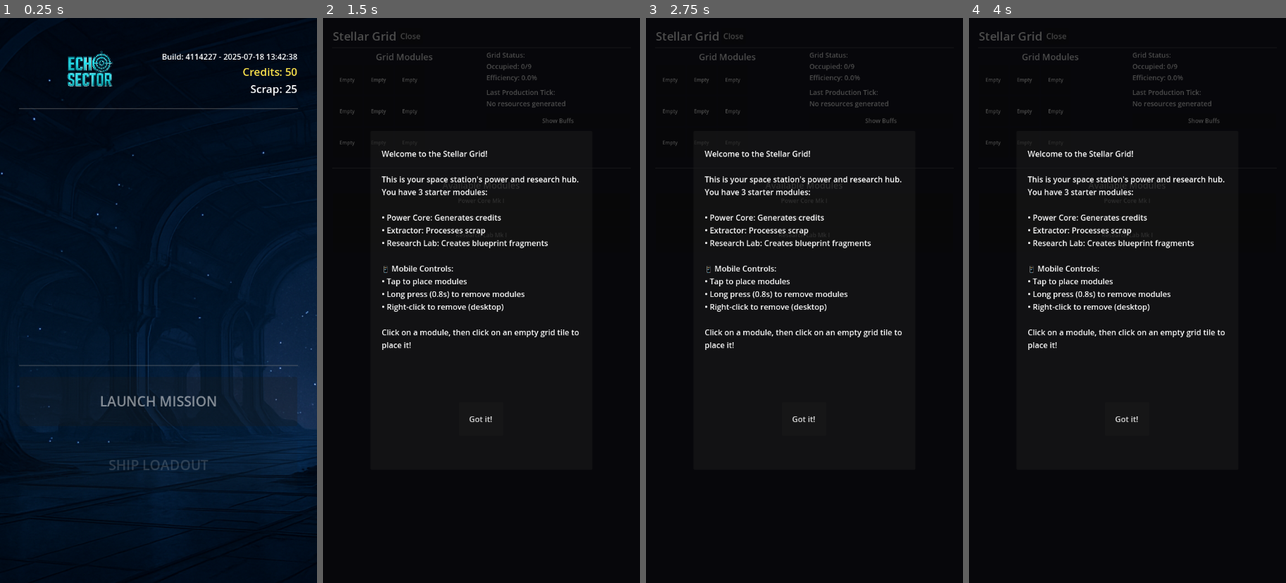
Above: before the commit, frames 1-4 (left to right).
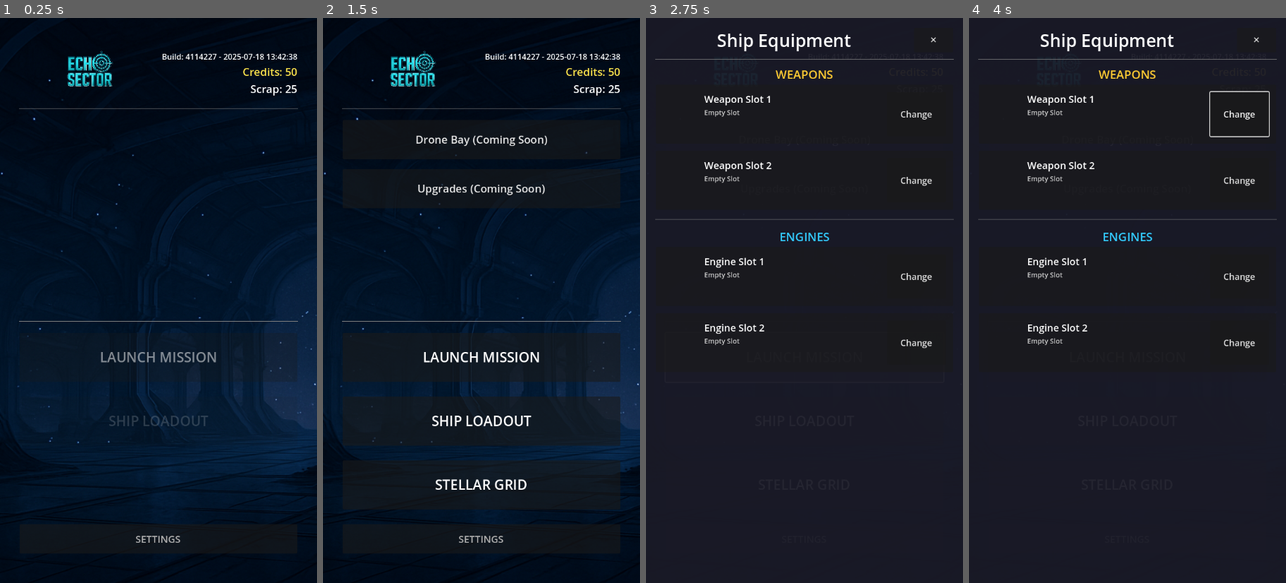
Above: after the commit, the same moments.

Repository: samjhill/echo-sector
Game: Godot game, scene res://scenes/menus/hangar.tscn
The game is run twice, just before and just after one commit, with the same random seed, the same clock (stepped at 60 frames per second) and the same inputs.
Inputs (mouse positions are in pixels of both pictures, inside the frame that each line leads up to):
- Up to frame 1 (0.25 s): no input
- Up to frame 2 (1.5 s): click (481, 537) at 0.5 s, where only the run after the commit has a clickable "SETTINGS"; click (351, 34) at 1.25 s, where only the run after the commit has a clickable "← Back"
- Up to frame 3 (2.75 s): click "LAUNCH MISSION" at 2 s
- Up to frame 4 (4 s): click (1238, 114) at 2.75 s, where only the run after the commit has a clickable "Change"; click "LAUNCH MISSION" at 3.5 s

The runs differ from the first frame. In frame 1, 1.5% of the frame differs, in the area x 6-94%, y 53-93%; in frame 2, 27%; in frame 3, 45%; in frame 4, 45%, in the area x 0-100%, y 0-100%.

Commit message:
add settings screen

Diff:
--- a/scenes/menus/hangar.tscn
+++ b/scenes/menus/hangar.tscn
@@ -6,6 +6,7 @@
 [ext_resource type="Texture2D" uid="uid://5u8fy74kqjg5" path="res://assets/textures/logo.png" id="4_34qk5"]
 [ext_resource type="AudioStream" uid="uid://003h3gk0kijo" path="res://music/echo-sector-hangar-screen.wav" id="5_afel3"]
 [ext_resource type="PackedScene" uid="uid://1mm73hyamymw" path="res://scenes/ui/ship_equipment_screen.tscn" id="6_g2g6c"]
+[ext_resource type="PackedScene" path="res://scenes/ui/settings_screen.tscn" id="7_settings"]
 
 [node name="Hangar" type="Control"]
 layout_mode = 3
@@ -144,10 +145,25 @@
 theme_override_font_sizes/font_size = 28
 text = "STELLAR GRID"
 
+[node name="SettingsButton" type="Button" parent="MainContainer/ActionSection"]
+custom_minimum_size = Vector2(0, 60)
+layout_mode = 2
+theme_override_colors/font_hover_color = Color(0.8, 0.8, 0.8, 1)
+theme_override_colors/font_color = Color(0.7, 0.7, 0.7, 1)
+theme_override_colors/font_pressed_color = Color(0.7, 0.7, 0.7, 1)
+theme_override_font_sizes/font_size = 20
+text = "SETTINGS"
+
 [node name="ShipEquipmentScreen" parent="." instance=ExtResource("6_g2g6c")]
 visible = false
 layout_mode = 1
 
+[node name="SettingsScreen" parent="." instance=ExtResource("7_settings")]
+visible = false
+layout_mode = 1
+grow_horizontal = 2
+grow_vertical = 2
+
 [node name="AudioStreamPlayer" type="AudioStreamPlayer" parent="."]
 stream = ExtResource("5_afel3")
 autoplay = true
--- /dev/null
+++ b/scenes/ui/settings_screen.tscn
@@ -0,0 +1,100 @@
+[gd_scene load_steps=2 format=3 uid="uid://bqxv8y7n8lam1"]
+
+[ext_resource type="Script" path="res://scripts/ui/settings_screen.gd" id="1_0x8y9"]
+
+[node name="SettingsScreen" type="Control"]
+layout_mode = 3
+anchors_preset = 15
+anchor_right = 1.0
+anchor_bottom = 1.0
+script = ExtResource("1_0x8y9")
+
+[node name="Background" type="ColorRect" parent="."]
+layout_mode = 1
+anchors_preset = 15
+anchor_right = 1.0
+anchor_bottom = 1.0
+color = Color(0.0784314, 0.0784314, 0.0784314, 1)
+
+[node name="MainContainer" type="VBoxContainer" parent="."]
+layout_mode = 1
+anchors_preset = 15
+anchor_right = 1.0
+anchor_bottom = 1.0
+offset_left = 20.0
+offset_top = 20.0
+offset_right = -20.0
+offset_bottom = -20.0
+
+[node name="Header" type="HBoxContainer" parent="MainContainer"]
+layout_mode = 2
+size_flags_horizontal = 3
+
+[node name="BackButton" type="Button" parent="MainContainer/Header"]
+layout_mode = 2
+text = "← Back"
+custom_minimum_size = Vector2(80, 40)
+
+[node name="Spacer" type="Control" parent="MainContainer/Header"]
+layout_mode = 2
+size_flags_horizontal = 3
+
+[node name="TitleLabel" type="Label" parent="MainContainer/Header"]
+layout_mode = 2
+text = "Settings"
+horizontal_alignment = 1
+
+[node name="Content" type="ScrollContainer" parent="MainContainer"]
+layout_mode = 2
+size_flags_vertical = 3
+
+[node name="ContentVBox" type="VBoxContainer" parent="MainContainer/Content"]
+layout_mode = 2
+size_flags_horizontal = 3
+
+[node name="GameSection" type="VBoxContainer" parent="MainContainer/Content/ContentVBox"]
+layout_mode = 2
+size_flags_horizontal = 3
+
+[node name="GameSectionLabel" type="Label" parent="MainContainer/Content/ContentVBox/GameSection"]
+layout_mode = 2
+text = "Game Settings"
+theme_override_font_sizes/font_size = 18
+
+[node name="ClearSaveButton" type="Button" parent="MainContainer/Content/ContentVBox/GameSection"]
+layout_mode = 2
+text = "Clear Save Data"
+custom_minimum_size = Vector2(0, 50)
+theme_override_colors/font_color = Color(1, 0.5, 0.5, 1)
+theme_override_colors/font_hover_color = Color(1, 0.7, 0.7, 1)
+
+[node name="ClearSaveDescription" type="Label" parent="MainContainer/Content/ContentVBox/GameSection"]
+layout_mode = 2
+text = "This will permanently delete all saved game data including inventory, credits, and grid layout."
+theme_override_colors/font_color = Color(0.7, 0.7, 0.7, 1)
+autowrap_mode = 2
+
+[node name="Spacer1" type="Control" parent="MainContainer/Content/ContentVBox"]
+layout_mode = 2
+custom_minimum_size = Vector2(0, 20)
+
+[node name="InfoSection" type="VBoxContainer" parent="MainContainer/Content/ContentVBox"]
+layout_mode = 2
+size_flags_horizontal = 3
+
+[node name="InfoSectionLabel" type="Label" parent="MainContainer/Content/ContentVBox/InfoSection"]
+layout_mode = 2
+text = "Game Information"
+theme_override_font_sizes/font_size = 18
+
+[node name="VersionLabel" type="Label" parent="MainContainer/Content/ContentVBox/InfoSection"]
+layout_mode = 2
+text = "Version: 1.0.0"
+
+[node name="BuildLabel" type="Label" parent="MainContainer/Content/ContentVBox/InfoSection"]
+layout_mode = 2
+text = "Build: Development"
+
+[node name="Spacer2" type="Control" parent="MainContainer/Content/ContentVBox"]
+layout_mode = 2
+size_flags_vertical = 3
--- a/scripts/ui/hangar.gd
+++ b/scripts/ui/hangar.gd
@@ -3,9 +3,11 @@
 @onready var launch_button = $MainContainer/ActionSection/LaunchButton
 @onready var ship_loadout_button = $MainContainer/ActionSection/ShipLoadoutButton
 @onready var stellar_grid_button = $MainContainer/ActionSection/StellarGridButton
+@onready var settings_button = $MainContainer/ActionSection/SettingsButton
 @onready var drone_panel = $MainContainer/ComingSoonSection/DronePanel
 @onready var upgrade_panel = $MainContainer/ComingSoonSection/UpgradePanel
 @onready var ship_loadout_panel = $ShipEquipmentScreen
+@onready var settings_panel = $SettingsScreen
 var stellar_grid_panel: Control = null
 @onready var build_label = $MainContainer/TopSection/TopRight/BuildLabel
 @onready var credits_label = $MainContainer/TopSection/TopRight/CreditsLabel
@@ -19,6 +21,7 @@
 	launch_button.pressed.connect(_on_launch_button_pressed)
 	ship_loadout_button.pressed.connect(_on_ship_loadout_button_pressed)
 	stellar_grid_button.pressed.connect(_on_stellar_grid_button_pressed)
+	settings_button.pressed.connect(_on_settings_button_pressed)
 
 	# Connect to PlayerData signals for dynamic updates
 	PlayerData.credits_changed.connect(_on_credits_changed)
@@ -108,6 +111,24 @@
 	var tween = create_tween()
 	tween.tween_property(stellar_grid_panel, "modulate:a", 1.0, 0.3)
 
+func _on_settings_button_pressed():
+	"""Handle settings button press"""
+	Logger.info("Settings button pressed", "Hangar")
+
+	if settings_panel == null:
+		Logger.error("Settings panel is null!", "Hangar")
+		return
+
+	Logger.info("Settings panel found, making visible", "Hangar")
+	settings_panel.visible = true
+
+	# Simple fade in for the settings screen
+	settings_panel.modulate.a = 0.0
+	var tween = create_tween()
+	tween.tween_property(settings_panel, "modulate:a", 1.0, 0.3)
+
+	Logger.info("Settings panel visibility: %s" % settings_panel.visible, "Hangar")
+
 func _on_equipment_screen_closed():
 	ship_loadout_panel.visible = false
 
--- /dev/null
+++ b/scripts/ui/settings_screen.gd
@@ -0,0 +1,152 @@
+# SettingsScreen.gd
+# Settings menu for the game
+extends Control
+class_name SettingsScreen
+
+# UI elements
+var back_button: Button
+var clear_save_button: Button
+var version_label: Label
+var build_label: Label
+
+# Confirmation dialog
+var confirmation_dialog: AcceptDialog
+
+func _ready():
+	Logger.info("Initializing Settings Screen", "SettingsScreen")
+	setup_ui_elements()
+	setup_confirmation_dialog()
+	update_display_info()
+
+func setup_ui_elements():
+	"""Setup UI element references and connections"""
+	back_button = $MainContainer/Header/BackButton
+	clear_save_button = $MainContainer/Content/ContentVBox/GameSection/ClearSaveButton
+	version_label = $MainContainer/Content/ContentVBox/InfoSection/VersionLabel
+	build_label = $MainContainer/Content/ContentVBox/InfoSection/BuildLabel
+
+	# Connect button signals
+	if back_button:
+		back_button.pressed.connect(_on_back_button_pressed)
+
+	if clear_save_button:
+		clear_save_button.pressed.connect(_on_clear_save_button_pressed)
+
+	Logger.info("Settings UI elements setup complete", "SettingsScreen")
+
+func setup_confirmation_dialog():
+	"""Setup the confirmation dialog for clearing save data"""
+	confirmation_dialog = AcceptDialog.new()
+	confirmation_dialog.title = "Confirm Clear Save Data"
+	confirmation_dialog.dialog_text = "Are you sure you want to permanently delete all saved game data?\n\nThis will remove:\n• All inventory items\n• Credits and scrap\n• Stellar Grid layout\n• Equipment loadout\n\nThis action cannot be undone."
+	confirmation_dialog.ok_button_text = "Clear All Data"
+	confirmation_dialog.add_cancel_button("Cancel")
+
+	# Style the dialog
+	confirmation_dialog.add_theme_color_override("font_color", Color.WHITE)
+	confirmation_dialog.add_theme_color_override("font_hover_color", Color.YELLOW)
+
+	# Connect signals
+	confirmation_dialog.confirmed.connect(_on_clear_save_confirmed)
+	confirmation_dialog.canceled.connect(_on_clear_save_canceled)
+
+	add_child(confirmation_dialog)
+	Logger.info("Confirmation dialog setup complete", "SettingsScreen")
+
+func update_display_info():
+	"""Update the display information with current game data"""
+	if version_label:
+		version_label.text = "Version: 1.0.0"
+
+	if build_label:
+		# Get build version from BuildVersion autoload if available
+		if BuildVersion:
+			build_label.text = "Build: %s - %s" % [BuildVersion.BUILD_VERSION, BuildVersion.BUILD_TIMESTAMP]
+		else:
+			build_label.text = "Build: Development"
+
+	Logger.info("Display info updated", "SettingsScreen")
+
+func _on_back_button_pressed():
+	"""Handle back button press"""
+	Logger.info("Back button pressed, hiding settings", "SettingsScreen")
+	visible = false
+
+func _on_clear_save_button_pressed():
+	"""Handle clear save button press - show confirmation dialog"""
+	Logger.info("Clear save button pressed, showing confirmation dialog", "SettingsScreen")
+	confirmation_dialog.popup_centered()
+
+func _on_clear_save_confirmed():
+	"""Handle confirmation of clearing save data"""
+	Logger.info("Clear save confirmed, deleting save files", "SettingsScreen")
+	clear_all_save_files()
+	show_clear_success_message()
+
+func _on_clear_save_canceled():
+	"""Handle cancellation of clearing save data"""
+	Logger.info("Clear save canceled", "SettingsScreen")
+
+func clear_all_save_files():
+	"""Clear all save files from the user directory"""
+	var save_files = [
+		"user://save_data.json",
+		"user://stellar_grid_save.json"
+	]
+
+	var files_deleted = 0
+
+	for file_path in save_files:
+		if FileAccess.file_exists(file_path):
+			var dir = DirAccess.open("user://")
+			if dir:
+				var result = dir.remove(file_path.get_file())
+				if result == OK:
+					Logger.info("Deleted save file: %s" % file_path, "SettingsScreen")
+					files_deleted += 1
+				else:
+					Logger.error("Failed to delete save file: %s (error: %d)" % [file_path, result], "SettingsScreen")
+			else:
+				Logger.error("Failed to open user directory", "SettingsScreen")
+		else:
+			Logger.info("Save file does not exist: %s" % file_path, "SettingsScreen")
+
+	# Reset PlayerData to initial state
+	if PlayerData:
+		PlayerData.credits = 50
+		PlayerData.scrap = 25
+		PlayerData.inventory.clear()
+		PlayerData.equipped_components.clear()
+		PlayerData.tutorial_completed.clear()
+
+		# Add starter items
+		PlayerData.load_game()
+
+		Logger.info("PlayerData reset to initial state", "SettingsScreen")
+
+	Logger.info("Clear save operation completed. Files deleted: %d" % files_deleted, "SettingsScreen")
+
+func show_clear_success_message():
+	"""Show a success message after clearing save data"""
+	var success_dialog = AcceptDialog.new()
+	success_dialog.title = "Save Data Cleared"
+	success_dialog.dialog_text = "All save data has been successfully cleared.\n\nThe game will now start fresh with default starter items."
+	success_dialog.ok_button_text = "OK"
+
+	# Style the dialog
+	success_dialog.add_theme_color_override("font_color", Color.WHITE)
+	success_dialog.add_theme_color_override("font_hover_color", Color.YELLOW)
+
+	# Connect signal
+	success_dialog.confirmed.connect(_on_success_dialog_closed)
+
+	add_child(success_dialog)
+	success_dialog.popup_centered()
+
+	Logger.info("Success dialog shown", "SettingsScreen")
+
+func _on_success_dialog_closed():
+	"""Handle success dialog close"""
+	Logger.info("Success dialog closed", "SettingsScreen")
+	# Hide the settings screen and return to main menu
+	visible = false
Not shown: 1 places in scenes/menus/hangar.tscn that only renumber resources
Not shown, added: scripts/ui/settings_screen.gd.uid
